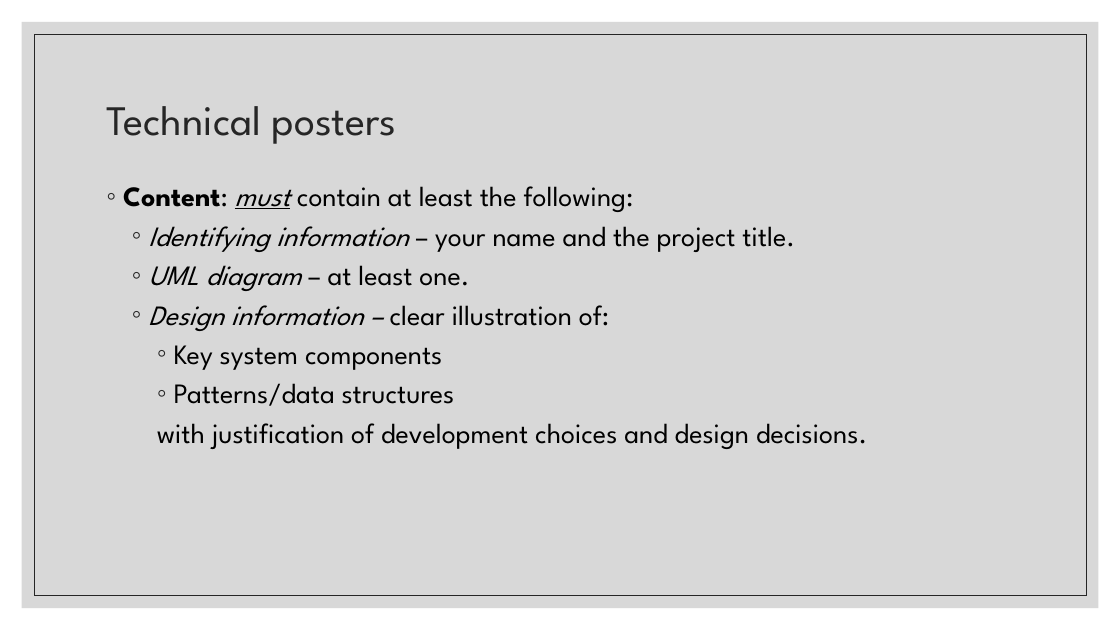
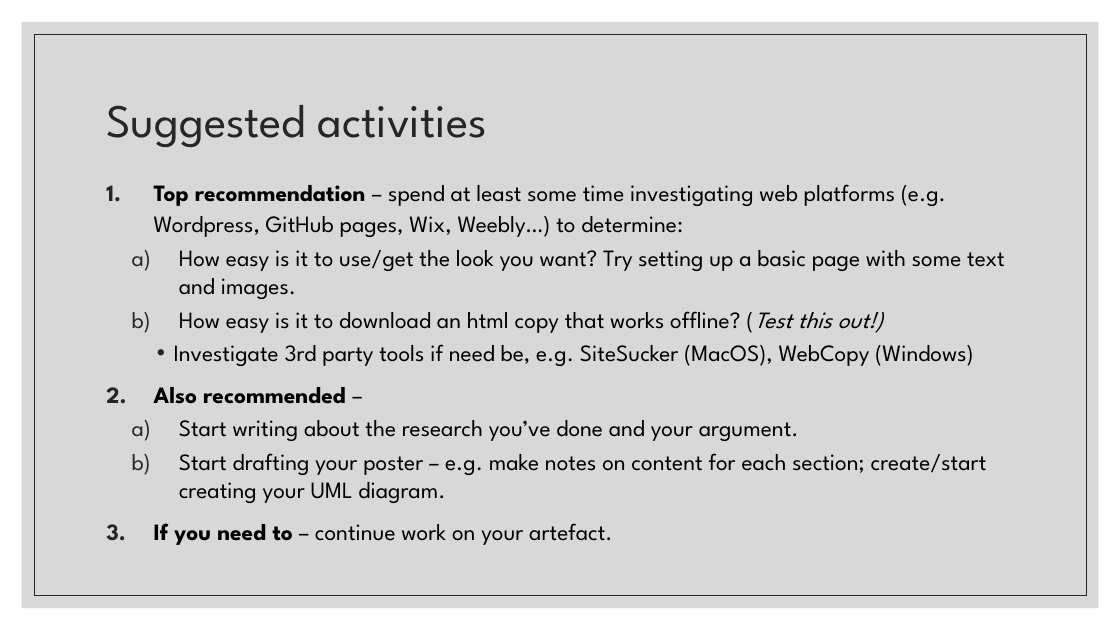
Before and after one commit to Falmouth-Games-Academy/COMP2x0-workshop-slides, a slide deck: slide 4 of COMP2x0-portfolio-workshop-05.pptx. Drawn at 1120x630 pixels with LibreOffice and Linux fonts; fonts in the diff are those of the drawing. Boxes give left, top, right and bottom in pixels: in the first picture for what was removed or moved away, otherwise in the second. Text is boxed around its words. In the diff, an @@ line names an element or a change of style, - is before the commit and + after.

Commit message:
Clear week 4 and update week 5

```diff
--- a/COMP2x0-portfolio-workshop-05.pptx
+++ b/COMP2x0-portfolio-workshop-05.pptx
@@ title at (106, 105, 487, 147): text changed; size 36 to 40 pt @@
-Technical posters
+Suggested activities
@@ text at (154, 184, 1005, 545): text changed; size 24 to 20 pt @@
-◦ Content: must contain at least the following:
-  ◦ Identifying information – your name and the project title.
-  ◦ UML diagram – at least one.
-  ◦ Design information – clear illustration of:
-    ◦ Key system components
-    ◦ Patterns/data structures
-    with justification of development choices and design decisions.
+1. Top recommendation – spend at least some time investigating web platforms (e.g. Wordpress, GitHub pages, Wix, Weebly…) to determine:
+  a) How easy is it to use/get the look you want? Try setting up a basic page with some text and images.
+  b) How easy is it to download an html copy that works offline? (Test this out!)
+    • Investigate 3rd party tools if need be, e.g. SiteSucker (MacOS), WebCopy (Windows)
+2. Also recommended –
+  a) Start writing about the research you’ve done and your argument.
+  b) Start drafting your poster – e.g. make notes on content for each section; create/start creating your UML diagram.
+3. If you need to – continue work on your artefact.
```
Also in this commit, not shown: 2 other slides changed, 1 slide added, 6 slides removed, 2 other files.
